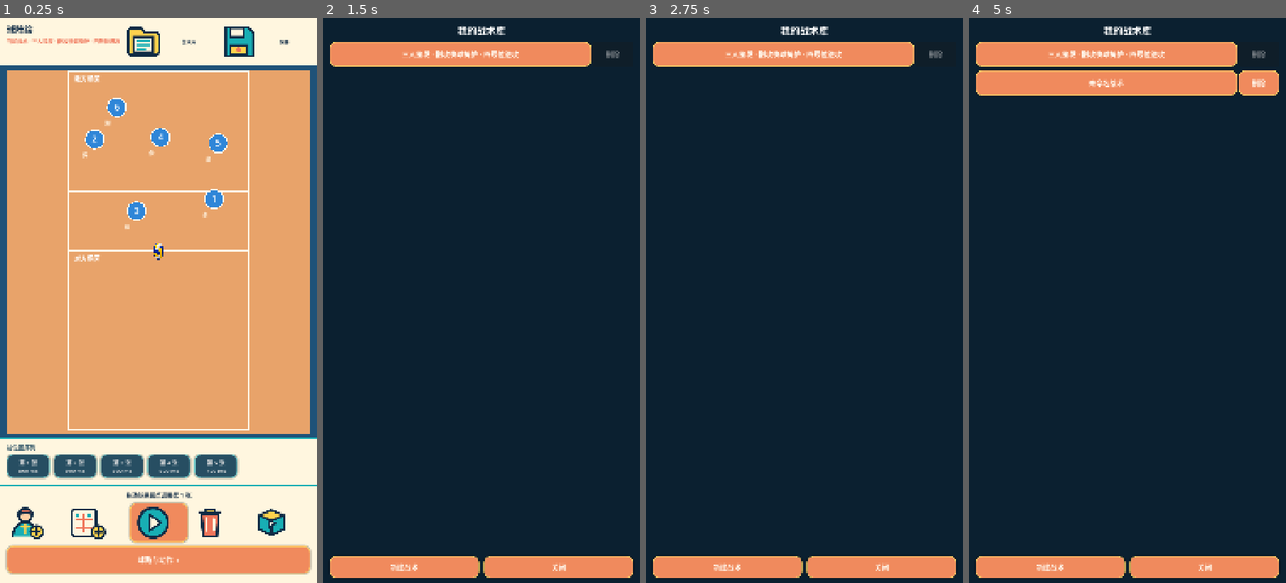
Above: before the commit, frames 1-4 (left to right).
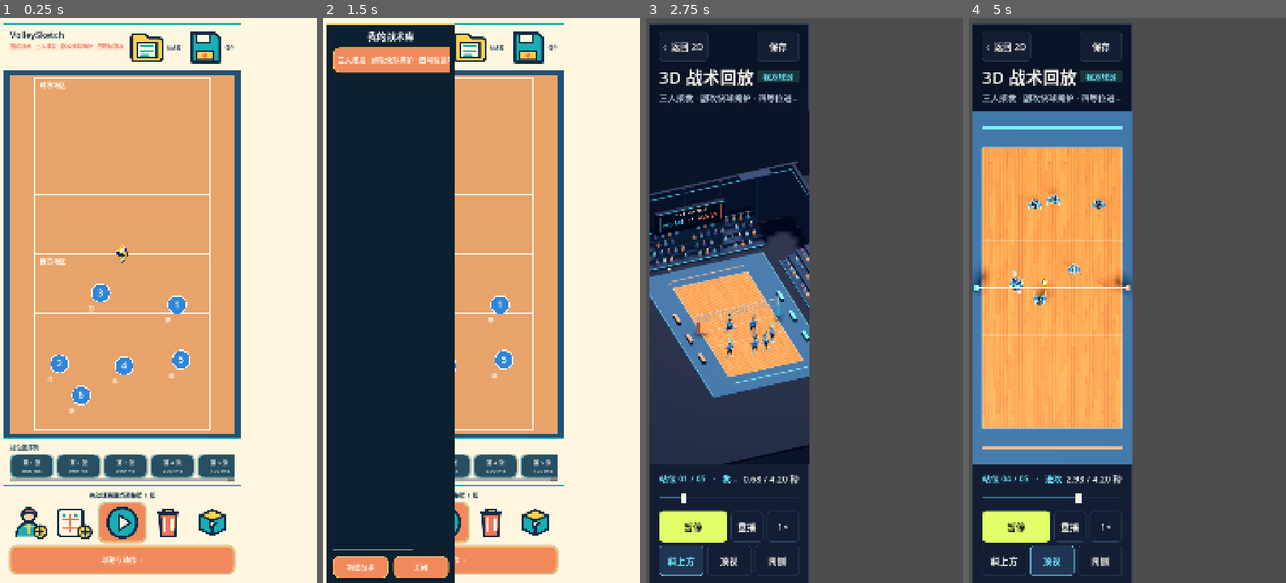
Above: after the commit, the same moments.

Repository: LieerTsuki/volleyball_coach
Game: Godot game, scene res://scenes/main.tscn
The game is run twice, just before and just after one commit, with the same random seed, the same clock (stepped at 60 frames per second) and the same inputs.
Inputs (mouse positions are in pixels of both pictures, inside the frame that each line leads up to; where the layout moved, square brackets give the same spot in the first picture):
- Up to frame 1 (0.25 s): no input
- Up to frame 2 (1.5 s): click "战术库" at 0.5 s; click (354, 520) [357, 520] at 1.25 s
- Up to frame 3 (2.75 s): click (861, 520) [928, 520] at 2 s
- Up to frame 4 (5 s): click (1127, 560) at 2.75 s, where only the run before the commit has a clickable "球路与动作 ›"; click (1051, 566) at 3.5 s, where only the run before the commit has a clickable "新建战术"; click (1127, 40) at 4.25 s, where only the run before the commit has a clickable "战术库"

The runs differ from the first frame. In frame 1, 33% of the frame differs, in the area x 0-100%, y 0-99%; in frame 2, 61%; in frame 3, 77%; in frame 4, 91%, in the area x 0-100%, y 0-100%.

Commit message:
fix: polish VolleySketch mobile layout and branding

Diff:
--- /dev/null
+++ b/assets/splash.svg
@@ -0,0 +1,28 @@
+<svg xmlns="http://www.w3.org/2000/svg" width="1080" height="1920" viewBox="0 0 1080 1920">
+  <defs>
+    <linearGradient id="background" x1="0" y1="0" x2="1" y2="1">
+      <stop offset="0" stop-color="#08182b"/>
+      <stop offset="0.55" stop-color="#102b45"/>
+      <stop offset="1" stop-color="#0c5262"/>
+    </linearGradient>
+    <clipPath id="ballClip"><circle cx="540" cy="762" r="155"/></clipPath>
+  </defs>
+  <rect width="1080" height="1920" fill="url(#background)"/>
+  <circle cx="540" cy="760" r="370" fill="#0b2038" stroke="#6de9ff" stroke-width="6" opacity="0.92"/>
+  <rect x="288" y="510" width="504" height="504" rx="80" fill="#f29a5f" stroke="#e3ff69" stroke-width="8"/>
+  <path d="M288 762h504M540 510v504" stroke="#fff4db" stroke-width="8" opacity="0.88"/>
+  <circle cx="540" cy="762" r="155" fill="#fff9e7" stroke="#102b45" stroke-width="16"/>
+  <g clip-path="url(#ballClip)" fill="none" stroke-linecap="round">
+    <path d="M392 697 C450 651 511 631 572 633 C624 635 668 650 703 678" stroke="#ffd24d" stroke-width="25"/>
+    <path d="M447 612 C490 669 510 731 507 789 C503 844 486 891 459 931" stroke="#18aeb4" stroke-width="24"/>
+    <path d="M643 633 C596 674 563 720 549 769 C535 823 544 876 581 931" stroke="#18aeb4" stroke-width="24"/>
+    <path d="M383 823 C446 804 505 811 554 844 C596 875 627 913 645 967" stroke="#18aeb4" stroke-width="24"/>
+  </g>
+  <circle cx="484" cy="752" r="19" fill="#102b45"/>
+  <circle cx="596" cy="752" r="19" fill="#102b45"/>
+  <path d="M510 805 C530 827 553 827 573 805" fill="none" stroke="#102b45" stroke-width="17" stroke-linecap="round"/>
+  <text x="540" y="1285" text-anchor="middle" fill="#fff9e7" font-family="sans-serif" font-size="88" font-weight="700" letter-spacing="8">VolleySketch</text>
+  <text x="540" y="1365" text-anchor="middle" fill="#aff3f4" font-family="sans-serif" font-size="32" letter-spacing="6">TACTIC BOARD · 3D REPLAY</text>
+  <rect x="360" y="1490" width="360" height="12" rx="6" fill="#6de9ff"/>
+  <rect x="430" y="1530" width="220" height="12" rx="6" fill="#e3ff69"/>
+</svg>
--- a/icon.svg
+++ b/icon.svg
@@ -1,10 +1,22 @@
 <svg xmlns="http://www.w3.org/2000/svg" viewBox="0 0 256 256">
-  <rect x="10" y="10" width="236" height="236" rx="58" fill="#f0785b" stroke="#102b45" stroke-width="12"/>
-  <circle cx="128" cy="132" r="78" fill="#fff7e3" stroke="#102b45" stroke-width="11"/>
-  <path d="M65 105c22-17 48-26 72-26 22 0 40 5 56 14" fill="none" stroke="#ffd34d" stroke-width="14" stroke-linecap="round"/>
-  <path d="M82 74c19 19 31 39 36 59 5 20 5 38-1 57M175 73c-24 12-43 29-55 49-12 20-17 39-16 60M67 157c22 0 44 7 61 20 16 12 27 27 34 44" fill="none" stroke="#1db1b7" stroke-width="13" stroke-linecap="round"/>
-  <circle cx="101" cy="126" r="8" fill="#102b45"/>
-  <circle cx="157" cy="126" r="8" fill="#102b45"/>
-  <path d="M111 151c10 11 23 11 33 0" fill="none" stroke="#102b45" stroke-width="8" stroke-linecap="round"/>
-  <path d="M193 35l7 18 18 7-18 7-7 19-7-19-18-7 18-7Z" fill="#ffd34d" stroke="#102b45" stroke-width="6" stroke-linejoin="round"/>
+  <defs>
+    <linearGradient id="bg" x1="0" y1="0" x2="1" y2="1">
+      <stop offset="0" stop-color="#102b45"/>
+      <stop offset="1" stop-color="#18aeb4"/>
+    </linearGradient>
+    <clipPath id="ballClip"><circle cx="128" cy="132" r="87"/></clipPath>
+  </defs>
+  <rect width="256" height="256" rx="62" fill="url(#bg)"/>
+  <circle cx="128" cy="132" r="87" fill="#fff9e7" stroke="#102b45" stroke-width="11"/>
+  <g clip-path="url(#ballClip)" fill="none" stroke-linecap="round">
+    <path d="M45 95 C77 69 111 58 145 59 C174 60 198 69 219 85" stroke="#ffd24d" stroke-width="15"/>
+    <path d="M76 48 C100 80 111 115 109 148 C107 179 97 205 82 229" stroke="#18aeb4" stroke-width="14"/>
+    <path d="M190 60 C163 83 144 109 136 138 C128 168 133 197 154 229" stroke="#18aeb4" stroke-width="14"/>
+    <path d="M40 166 C77 155 111 159 139 178 C163 194 180 216 190 246" stroke="#18aeb4" stroke-width="14"/>
+  </g>
+  <ellipse cx="103" cy="127" rx="9" ry="13" fill="#102b45"/>
+  <ellipse cx="157" cy="127" rx="9" ry="13" fill="#102b45"/>
+  <path d="M111 154 C122 166 134 166 145 154" fill="none" stroke="#102b45" stroke-width="8" stroke-linecap="round"/>
+  <circle cx="210" cy="62" r="23" fill="#ffd24d" stroke="#102b45" stroke-width="7"/>
+  <path d="M210 47v30M195 62h30" stroke="#102b45" stroke-width="7" stroke-linecap="round"/>
 </svg>
--- a/project.godot
+++ b/project.godot
@@ -14,11 +14,15 @@
 
 [application]
 
-config/name="球阵绘 · VolleySketch"
+config/name="VolleySketch"
 run/main_scene="res://scenes/main.tscn"
 config/features=PackedStringArray("4.7", "GL Compatibility")
 boot_splash/bg_color=Color(0.035, 0.06, 0.1, 1)
-config/icon="res://icon.png"
+boot_splash/image="res://assets/splash.png"
+boot_splash/fullsize=false
+boot_splash/filter=false
+boot_splash/minimum_display_time=800
+config/icon="res://icon.svg"
 
 [display]
 
--- a/scripts/main.gd
+++ b/scripts/main.gd
@@ -73,4 +73,5 @@
 
 func _on_viewport_resized() -> void:
 	if editor:
+		editor.refresh_safe_area()
 		editor.queue_redraw()
--- a/scripts/presentation/rally_action_editor.gd
+++ b/scripts/presentation/rally_action_editor.gd
@@ -207,7 +207,7 @@
 
 func _pick_point(value: Vector3) -> void:
 	if _type() == "Spike" and value.z <= 0.0:
-		status.text = "请点中线下方的对方场区"
+		status.text = "请点中线以上的对方场区"
 		return
 	if _type() != "Spike" and (_selected_id(target_input).is_empty() or frame_index + 1 >= tactic.frames.size()):
 		status.text = "需要先选择接球队员，并准备下一张站位图"
--- a/scripts/presentation/tactic_editor_2d.gd
+++ b/scripts/presentation/tactic_editor_2d.gd
@@ -27,11 +27,34 @@
 var library_list: VBoxContainer
 var player_role_input: OptionButton
 var rally_editor: RallyActionEditor
+var safe_frame: Control
+var content_root: VBoxContainer
 
 func _ready() -> void:
 	set_anchors_and_offsets_preset(Control.PRESET_FULL_RECT)
 	_build_layout()
+	call_deferred("_apply_safe_area")
 	set_process(true)
+
+func refresh_safe_area() -> void:
+	_apply_safe_area()
+
+func _apply_safe_area() -> void:
+	if not safe_frame:
+		return
+	var viewport_size := get_viewport_rect().size
+	var safe: Rect2 = DisplayServer.get_display_safe_area()
+	var top_inset := 20.0
+	if safe.end.y <= viewport_size.y + 1.0 and safe.position.y > top_inset:
+		top_inset = minf(safe.position.y, 44.0)
+	var left_inset := maxf(12.0, safe.position.x)
+	var right_inset := maxf(12.0, viewport_size.x - safe.end.x)
+	safe_frame.position = Vector2(left_inset, top_inset)
+	safe_frame.size = Vector2(maxf(240.0, viewport_size.x - left_inset - right_inset), maxf(480.0, viewport_size.y - top_inset))
+	for overlay in [rally_editor, library_overlay, player_overlay]:
+		if overlay:
+			overlay.position = safe_frame.position
+			overlay.size = safe_frame.size
 
 func _process(delta: float) -> void:
 	if not playing or tactic.is_empty() or not board:
@@ -52,7 +75,7 @@
 		board.set_tactic(tactic)
 		board.set_frame(selected_frame)
 	if title_label:
-		title_label.text = "球阵绘"
+		title_label.text = "VolleySketch"
 	if subtitle_label:
 		subtitle_label.text = "当前战术 · " + str(tactic.get("title", "未命名战术"))
 	_refresh_frame_strip()
@@ -65,10 +88,14 @@
 	background.mouse_filter = Control.MOUSE_FILTER_IGNORE
 	add_child(background)
 
-	var root := VBoxContainer.new()
-	root.set_anchors_and_offsets_preset(Control.PRESET_FULL_RECT)
-	root.add_theme_constant_override("separation", 0)
-	add_child(root)
+	safe_frame = Control.new()
+	safe_frame.mouse_filter = Control.MOUSE_FILTER_IGNORE
+	add_child(safe_frame)
+	content_root = VBoxContainer.new()
+	content_root.set_anchors_and_offsets_preset(Control.PRESET_FULL_RECT)
+	content_root.add_theme_constant_override("separation", 0)
+	safe_frame.add_child(content_root)
+	var root := content_root
 
 	var header := PanelContainer.new()
 	header.custom_minimum_size = Vector2(0, 126)
@@ -81,7 +108,7 @@
 	title_box.size_flags_horizontal = Control.SIZE_EXPAND_FILL
 	header_row.add_child(title_box)
 	title_label = Label.new()
-	title_label.text = "球阵绘"
+	title_label.text = "VolleySketch"
 	title_label.add_theme_font_size_override("font_size", 30)
 	title_label.add_theme_color_override("font_color", Color("102b45"))
 	title_box.add_child(title_label)
@@ -372,6 +399,7 @@
 		add_child(rally_editor)
 		rally_editor.set_anchors_and_offsets_preset(Control.PRESET_FULL_RECT)
 		rally_editor.action_changed.connect(_on_rally_changed)
+		_apply_safe_area()
 	rally_editor.open_frame(tactic, selected_frame)
 
 func _on_rally_changed() -> void:
@@ -425,6 +453,7 @@
 	player_name_input.text = str(player.get("name", "球员"))
 	player_role_input.select(max(0, TacticModels.PLAYER_ROLES.find(str(player.get("role", "主攻")))))
 	player_overlay.visible = true
+	_apply_safe_area()
 	player_overlay.position = Vector2((size.x - player_overlay.size.x) * 0.5, (size.y - player_overlay.size.y) * 0.5)
 
 func _open_player_editor_by_id(player_id: String) -> void:
@@ -505,6 +534,7 @@
 	_ensure_library_overlay()
 	_refresh_library()
 	library_overlay.visible = true
+	_apply_safe_area()
 
 func _ensure_library_overlay() -> void:
 	if library_overlay:
--- a/scripts/presentation/tactic_replay_3d.gd
+++ b/scripts/presentation/tactic_replay_3d.gd
@@ -38,6 +38,7 @@
 var time_ms := 0.0
 var duration_ms := 1
 var lead_in_ms := 0
+var hud_safe_frame: Control
 
 func _ready() -> void:
 	_build_hud()
@@ -67,6 +68,7 @@
 
 func _sync_visibility() -> void:
 	hud.visible = is_visible_in_tree()
+	_apply_safe_area()
 	viewport_3d.render_target_update_mode = SubViewport.UPDATE_WHEN_VISIBLE if hud.visible else SubViewport.UPDATE_DISABLED
 	if not hud.visible:
 		_set_playing(false)
@@ -110,21 +112,7 @@
 		world.add_child(actor)
 		actor.setup(definition)
 		actors[str(definition.id)] = actor
-	_add_opponents()
 	_add_ball()
-
-func _add_opponents() -> void:
-	var formation := [Vector2(-3.1, 1.55), Vector2(0.0, 1.85), Vector2(3.0, 1.55),
-		Vector2(-3.1, 6.2), Vector2(0.0, 7.4), Vector2(3.0, 6.2)]
-	var config: Dictionary = tactic.get("courtConfig", TacticModels.default_court())
-	var x_scale := float(config.get("widthM", 9.0)) / 9.0
-	var z_scale := float(config.get("lengthM", 18.0)) / 18.0
-	for index in range(formation.size()):
-		var slot: Vector2 = formation[index]
-		var opponent := PlayerActor.new()
-		opponent.position = Vector3(slot.x * x_scale, 0, slot.y * z_scale)
-		world.add_child(opponent)
-		opponent.setup({"id": "away-%d" % index, "jerseyNumber": str(index + 1), "team": "away"})
 
 func _add_ball() -> void:
 	var sphere := SphereMesh.new()
@@ -164,8 +152,11 @@
 	hud = CanvasLayer.new()
 	hud.layer = 20
 	add_child(hud)
+	hud_safe_frame = Control.new()
+	hud_safe_frame.mouse_filter = Control.MOUSE_FILTER_IGNORE
+	hud.add_child(hud_safe_frame)
 	var layout := VBoxContainer.new()
-	hud.add_child(layout)
+	hud_safe_frame.add_child(layout)
 	layout.set_anchors_and_offsets_preset(Control.PRESET_FULL_RECT)
 	layout.add_theme_constant_override("separation", 0)
 
@@ -188,8 +179,7 @@
 	var heading_label := _label("3D 战术回放", 58, WHITE)
 	heading_label.size_flags_horizontal = Control.SIZE_EXPAND_FILL
 	heading_row.add_child(heading_label)
-	heading_row.add_child(_team_label("我方", CYAN))
-	heading_row.add_child(_team_label("对方", CORAL))
+	heading_row.add_child(_team_label("我方球员", CYAN))
 	title_label = _label("", 29, MIST)
 	title_label.text_overrun_behavior = TextServer.OVERRUN_TRIM_ELLIPSIS
 	heading.add_child(title_label)
@@ -247,6 +237,19 @@
 	_add_camera_button(cameras, "斜上方", "oblique")
 	_add_camera_button(cameras, "顶视", "top")
 	_add_camera_button(cameras, "网侧", "net")
+
+func _apply_safe_area() -> void:
+	if not hud_safe_frame or not is_inside_tree():
+		return
+	var viewport_size := get_viewport().get_visible_rect().size
+	var safe: Rect2 = DisplayServer.get_display_safe_area()
+	var top_inset := 20.0
+	if safe.end.y <= viewport_size.y + 1.0 and safe.position.y > top_inset:
+		top_inset = minf(safe.position.y, 44.0)
+	var left_inset := maxf(12.0, safe.position.x)
+	var right_inset := maxf(12.0, viewport_size.x - safe.end.x)
+	hud_safe_frame.position = Vector2(left_inset, top_inset)
+	hud_safe_frame.size = Vector2(maxf(240.0, viewport_size.x - left_inset - right_inset), maxf(480.0, viewport_size.y - top_inset))
 
 func _panel(color: Color, inset: float, padding: float) -> PanelContainer:
 	var panel := PanelContainer.new()
--- a/scripts/presentation/vertical_court_board.gd
+++ b/scripts/presentation/vertical_court_board.gd
@@ -55,8 +55,8 @@
 	draw_line(Vector2(court_rect.position.x, court_layout.attack_line_screen_y(court_rect, 1)), Vector2(court_rect.end.x, court_layout.attack_line_screen_y(court_rect, 1)), Color("fff7e8"), 4.0)
 	draw_line(Vector2(court_rect.position.x, court_rect.position.y), Vector2(court_rect.end.x, court_rect.position.y), Color("fff7e8"), 4.0)
 	draw_line(Vector2(court_rect.position.x, court_rect.end.y), Vector2(court_rect.end.x, court_rect.end.y), Color("fff7e8"), 4.0)
-	draw_string(ThemeDB.fallback_font, court_rect.position + Vector2(18, 34), "我方场区", HORIZONTAL_ALIGNMENT_LEFT, -1, 22, Color.WHITE)
-	draw_string(ThemeDB.fallback_font, Vector2(court_rect.position.x + 18, center_y + 34), "对方场区", HORIZONTAL_ALIGNMENT_LEFT, -1, 22, Color.WHITE)
+	draw_string(ThemeDB.fallback_font, court_rect.position + Vector2(18, 34), "对方场区", HORIZONTAL_ALIGNMENT_LEFT, -1, 22, Color.WHITE)
+	draw_string(ThemeDB.fallback_font, Vector2(court_rect.position.x + 18, center_y + 34), "我方场区", HORIZONTAL_ALIGNMENT_LEFT, -1, 22, Color.WHITE)
 	if not point_picker:
 		_draw_ball()
 	_draw_players()
--- a/scripts/presentation/vertical_court_layout.gd
+++ b/scripts/presentation/vertical_court_layout.gd
@@ -19,12 +19,12 @@
 
 func world_to_screen(position: Vector3, rect: Rect2) -> Vector2:
 	var x: float = rect.position.x + (position.x + COURT_WIDTH_M * 0.5) / COURT_WIDTH_M * rect.size.x
-	var y: float = rect.position.y + (position.z + COURT_LENGTH_M * 0.5) / COURT_LENGTH_M * rect.size.y
+	var y: float = rect.position.y + (COURT_LENGTH_M * 0.5 - position.z) / COURT_LENGTH_M * rect.size.y
 	return Vector2(x, y)
 
 func screen_to_world(screen_position: Vector2, rect: Rect2) -> Vector3:
 	var x: float = (screen_position.x - rect.position.x) / rect.size.x * COURT_WIDTH_M - COURT_WIDTH_M * 0.5
-	var z: float = (screen_position.y - rect.position.y) / rect.size.y * COURT_LENGTH_M - COURT_LENGTH_M * 0.5
+	var z: float = COURT_LENGTH_M * 0.5 - (screen_position.y - rect.position.y) / rect.size.y * COURT_LENGTH_M
 	return Vector3(clampf(x, -COURT_WIDTH_M * 0.5, COURT_WIDTH_M * 0.5), 0.0, clampf(z, -COURT_LENGTH_M * 0.5, COURT_LENGTH_M * 0.5))
 
 func attack_line_screen_y(rect: Rect2, side: int) -> float:
--- /dev/null
+++ b/tests/test_presentation_contract.gd
@@ -0,0 +1,34 @@
+extends SceneTree
+
+func _init() -> void:
+	call_deferred("_run")
+
+func _run() -> void:
+	var layout := VerticalCourtLayout.new()
+	var rect := layout.court_rect(Vector2(1080, 1920))
+	var home := layout.world_to_screen(Vector3(0, 0, -6), rect)
+	var away := layout.world_to_screen(Vector3(0, 0, 6), rect)
+	if home.y <= rect.position.y + rect.size.y * 0.5:
+		push_error("Our negative-z court side must render below the net")
+		quit(1)
+		return
+	if away.y >= rect.position.y + rect.size.y * 0.5:
+		push_error("Opponent positive-z court side must render above the net")
+		quit(1)
+		return
+
+	var replay := TacticReplay3D.new()
+	root.add_child(replay)
+	await process_frame
+	var tactic := TacticModels.sample_tactic()
+	replay.set_tactic(tactic)
+	if replay.actors.size() != tactic.players.size():
+		push_error("3D replay must create only the user's players")
+		quit(1)
+		return
+	if replay.actors.has("away-0"):
+		push_error("3D replay must not create opponent players")
+		quit(1)
+		return
+	print("presentation contract tests passed")
+	quit(0)
Binary file added: assets/splash.png
Not shown, changed: export_presets.cfg
Not shown, added: tests/test_presentation_contract.gd.uid
Not shown, changed: docs/superpowers/plans/2026-11-18-volleyball-board-rebuild-plan.md
Not shown, changed: volleyball-godot-app-prompt.md
